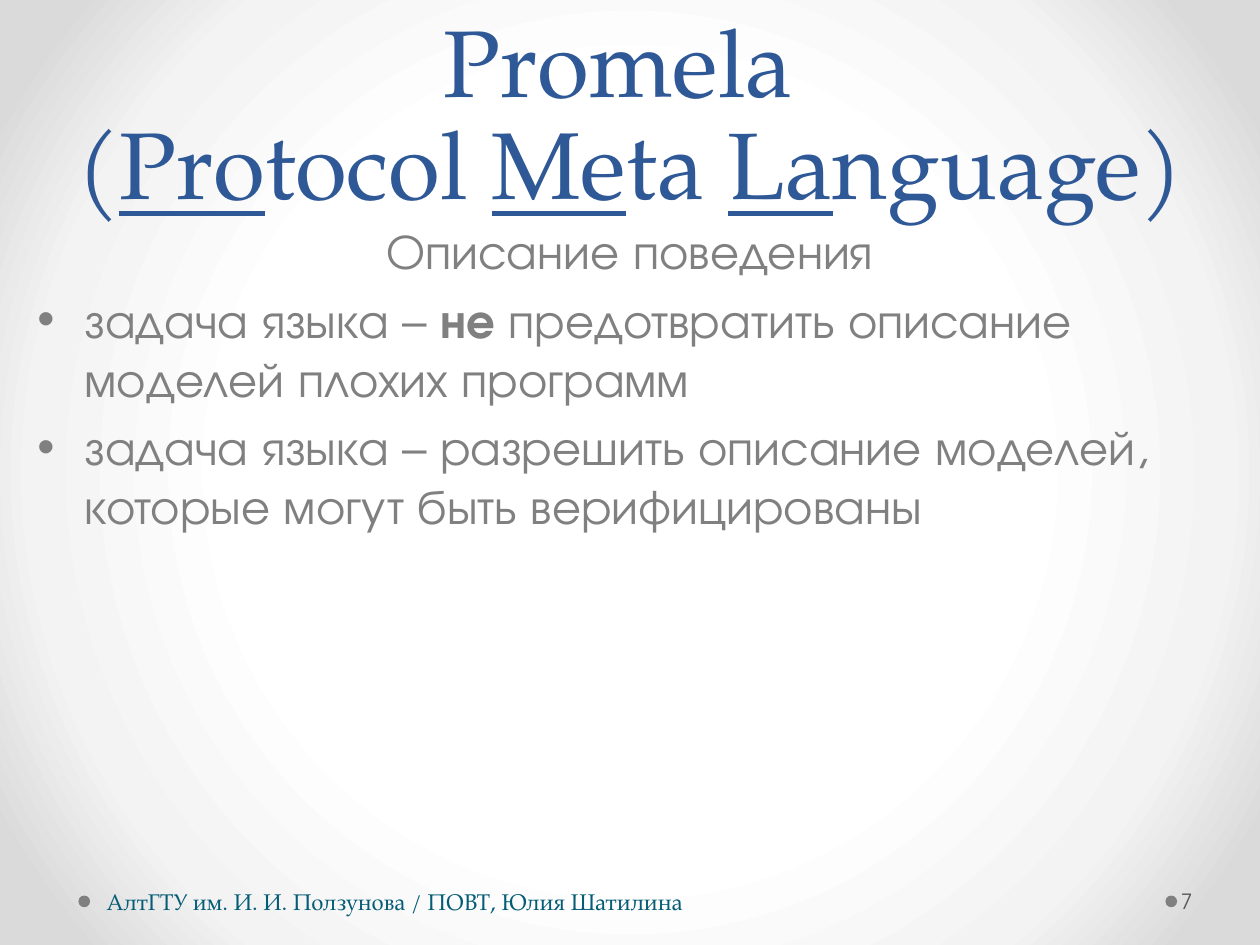
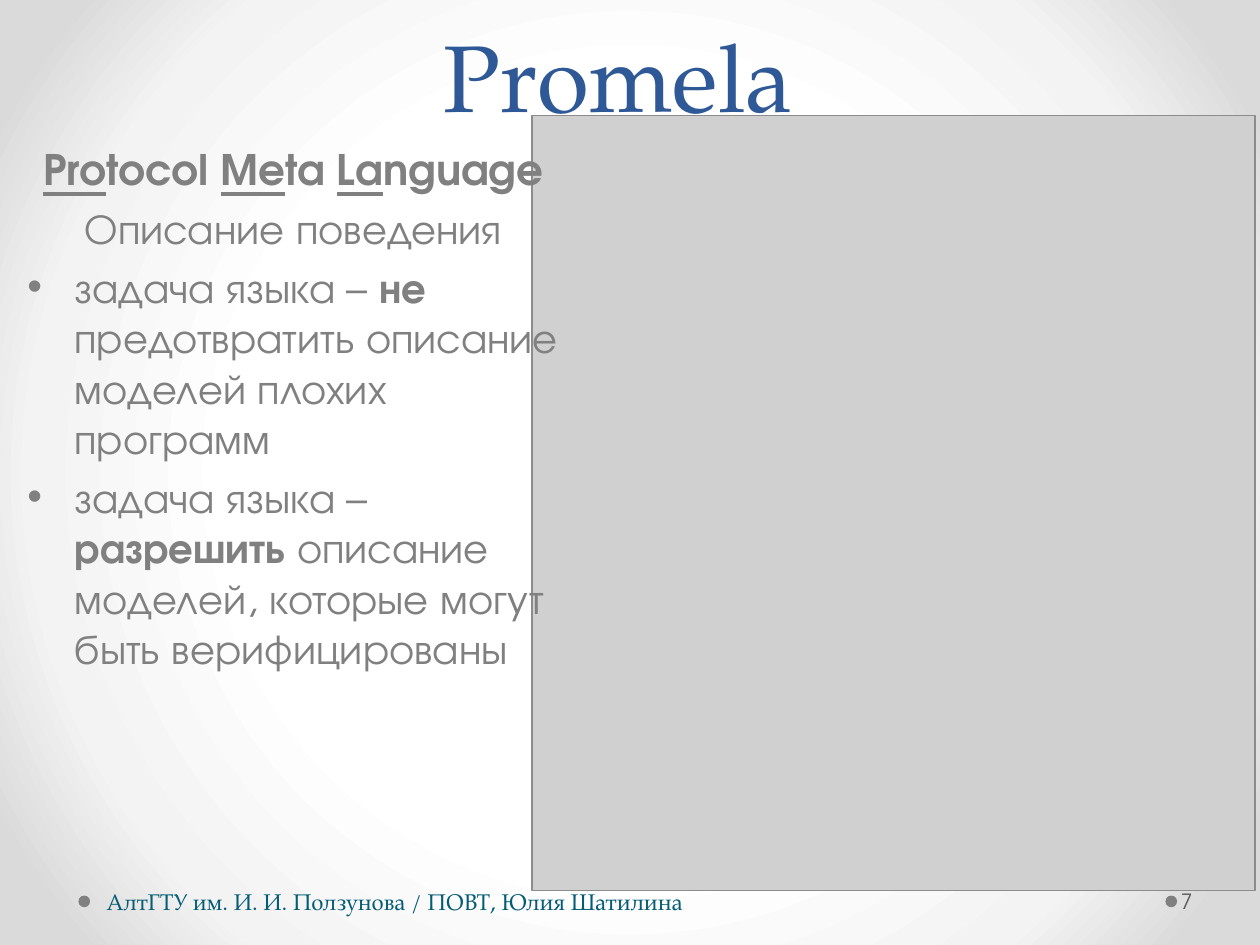
Before and after one commit to hisohito/proto-doc, a slide deck: slide 7 of shatilina.pptx. Drawn at 1260x945 pixels with LibreOffice and Linux fonts; fonts in the diff are those of the drawing; grey boxes stand for pictures. Boxes give left, top, right and bottom in pixels: in the first picture for what was removed or moved away, otherwise in the second. Text is boxed around its words. In the diff, an @@ line names an element or a change of style, - is before the commit and + after.

```diff
--- a/shatilina.pptx
+++ b/shatilina.pptx
@@ title removed at box(76, 28, 1184, 226) @@
-Promela
-(Protocol Meta Language)
@@ text added at box(443, 43, 792, 147), 54 pt, text #2F5897 @@
+Promela
@@ picture added at box(532, 116, 1255, 891) @@
@@ text "Protocol Meta Language": place and size @@
-text "Protocol Meta Language" at box(85, 235, 1135, 533)
+text "Protocol Meta Language" at box(43, 140, 558, 672)
@@ text at box(43, 140, 544, 203): paragraph added @@
+Protocol Meta Language
@@ text at box(75, 215, 558, 672): size 28 to 24 pt in "Описание поведения", "задача языка – не предотвратить описание моделей ...", "задача языка – разрешить описание моделей, которые ..."; bold on in "разрешить" @@
```
Also in this commit, not shown: 2 other slides changed.
